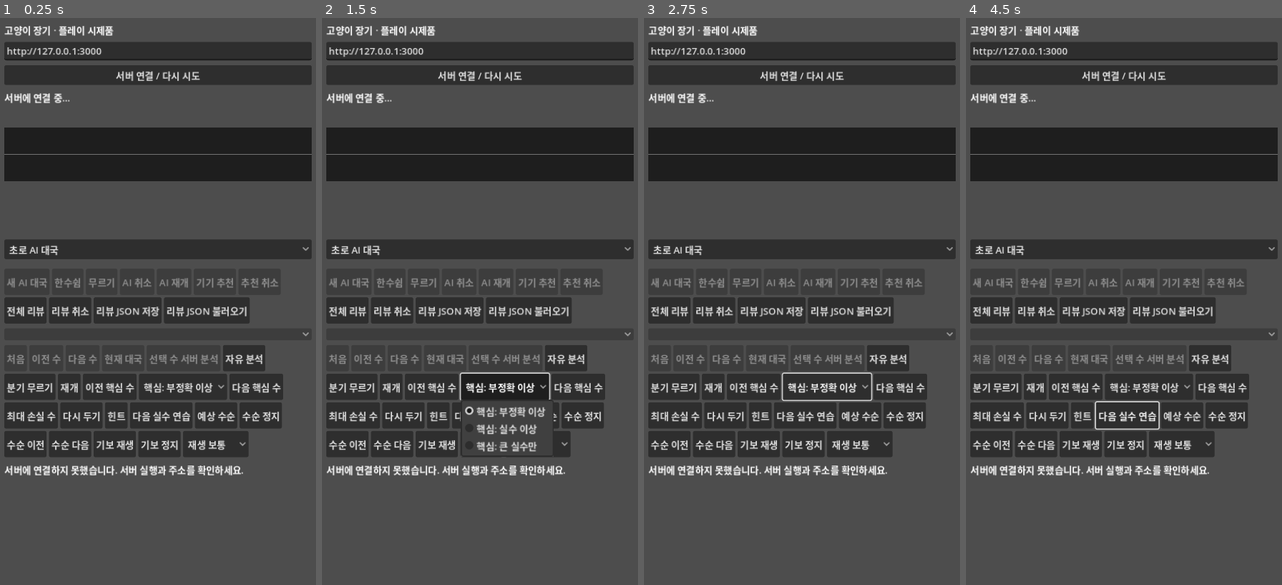
Above: before the commit, frames 1-4 (left to right).
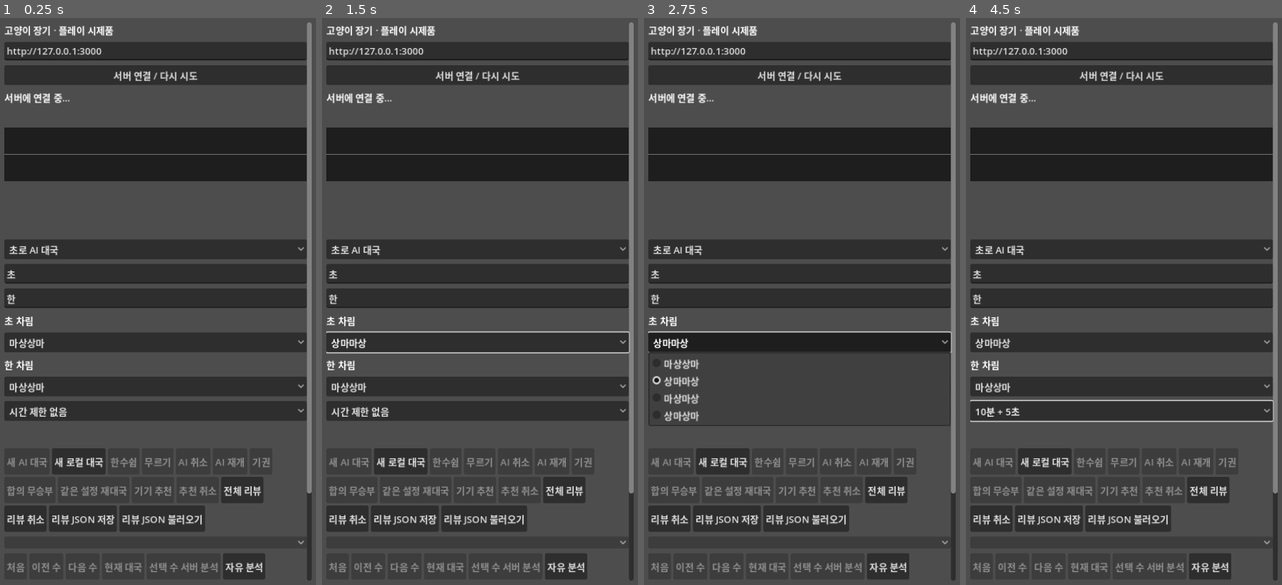
Above: after the commit, the same moments.

Repository: YU-Kangg/janggiAI
Game: Godot game, scene res://main.tscn
The game is run twice, just before and just after one commit, with the same random seed, the same clock (stepped at 60 frames per second) and the same inputs.
Inputs (mouse positions are in pixels of both pictures, inside the frame that each line leads up to):
- Up to frame 1 (0.25 s): no input
- Up to frame 2 (1.5 s): click (476, 341) at 0.5 s, where only the run after the commit has a clickable "마상상마"; click (476, 386) at 1.25 s, where only the run after the commit has a clickable "마상상마"
- Up to frame 3 (2.75 s): click (798, 341) at 2 s, where only the run after the commit has a clickable "상마마상"
- Up to frame 4 (4.5 s): click "리뷰 JSON 저장" at 2.75 s; click (1120, 409) at 3.5 s, where only the run after the commit has a clickable "시간 제한 없음"; click (1045, 460) at 4.25 s, where only the run after the commit has a clickable "새 로컬 대국"

The runs differ from the first frame. In frame 1, 20% of the frame differs, in the area x 1-99%, y 0-100%; in frame 2, 20%; in frame 3, 20%; in frame 4, 21%.

Commit message:
feat(game): 로컬 2인 대전 기능 완성

Diff:
--- a/godot/main.gd
+++ b/godot/main.gd
@@ -16,6 +16,18 @@
 var key_move_status := Label.new()
 var grid := GridContainer.new()
 var side := OptionButton.new()
+var cho_setup := OptionButton.new()
+var han_setup := OptionButton.new()
+var time_control := OptionButton.new()
+var cho_name := LineEdit.new()
+var han_name := LineEdit.new()
+var clock_panel := Label.new()
+var pending_new_mode := "ai"
+var resign_button := Button.new()
+var draw_button := Button.new()
+var rematch_button := Button.new()
+var resign_dialog := ConfirmationDialog.new()
+var draw_dialog := ConfirmationDialog.new()
 var action_buttons: Array[Button] = []
 var squares: Dictionary = {}
 var timer := Timer.new()
@@ -121,16 +133,63 @@
 	side.add_item("초로 AI 대국")
 	side.add_item("한으로 AI 대국")
 	column.add_child(side)
+	cho_name.placeholder_text = "초 대국자 이름"
+	cho_name.text = "초"
+	han_name.placeholder_text = "한 대국자 이름"
+	han_name.text = "한"
+	column.add_child(cho_name)
+	column.add_child(han_name)
+	var cho_setup_label := Label.new()
+	cho_setup_label.text = "초 차림"
+	column.add_child(cho_setup_label)
+	for option in [cho_setup, han_setup]:
+		option.add_item("마상상마")
+		option.add_item("상마마상")
+		option.add_item("마상마상")
+		option.add_item("상마상마")
+	cho_setup.select(0)
+	han_setup.select(0)
+	cho_setup.tooltip_text = "초 차림"
+	han_setup.tooltip_text = "한 차림"
+	column.add_child(cho_setup)
+	var han_setup_label := Label.new()
+	han_setup_label.text = "한 차림"
+	column.add_child(han_setup_label)
+	column.add_child(han_setup)
+	time_control.add_item("시간 제한 없음")
+	time_control.add_item("5분")
+	time_control.add_item("10분 + 5초")
+	time_control.add_item("30분")
+	column.add_child(time_control)
+	clock_panel.autowrap_mode = TextServer.AUTOWRAP_WORD_SMART
+	column.add_child(clock_panel)
 	grid.columns = 9
 	grid.size_flags_vertical = Control.SIZE_EXPAND_FILL
 	column.add_child(grid)
 	var actions := HFlowContainer.new()
 	column.add_child(actions)
-	add_action(actions, "새 AI 대국", func(): new_game_dialog.popup_centered())
+	add_action(actions, "새 AI 대국", func(): open_new_game_dialog("ai"))
+	var local_game_button := Button.new()
+	local_game_button.text = "새 로컬 대국"
+	local_game_button.custom_minimum_size.y = 44
+	local_game_button.pressed.connect(func(): open_new_game_dialog("local"))
+	actions.add_child(local_game_button)
 	add_action(actions, "한수쉼", pass_turn)
 	add_action(actions, "무르기", func(): act("undo"))
 	add_action(actions, "AI 취소", func(): act("cancel-ai"))
 	add_action(actions, "AI 재개", func(): act("resume-ai"))
+	resign_button.text = "기권"
+	resign_button.custom_minimum_size.y = 44
+	resign_button.pressed.connect(func(): resign_dialog.popup_centered())
+	actions.add_child(resign_button)
+	draw_button.text = "합의 무승부"
+	draw_button.custom_minimum_size.y = 44
+	draw_button.pressed.connect(func(): draw_dialog.popup_centered())
+	actions.add_child(draw_button)
+	rematch_button.text = "같은 설정 재대국"
+	rematch_button.custom_minimum_size.y = 44
+	rematch_button.pressed.connect(func(): open_new_game_dialog(str(state.get("mode", "local"))))
+	actions.add_child(rematch_button)
 	device_recommend.text = "기기 추천"
 	device_recommend.custom_minimum_size.y = 44
 	device_recommend.pressed.connect(start_device_recommendation)
@@ -246,9 +305,14 @@
 	navigation.add_child(playback_speed)
 	message.autowrap_mode = TextServer.AUTOWRAP_WORD_SMART
 	column.add_child(message)
-	new_game_dialog.dialog_text = "공유 중인 현재 대국을 지우고 새 AI 대국을 시작할까요?"
-	new_game_dialog.confirmed.connect(func(): act("reset", {"mode": "ai", "humanSide": "cho" if side.selected == 0 else "han"}))
+	new_game_dialog.confirmed.connect(confirm_new_game)
 	add_child(new_game_dialog)
+	resign_dialog.dialog_text = "현재 차례 진영이 기권할까요?"
+	resign_dialog.confirmed.connect(func(): act("resign", {"side": state.get("turn", "cho")}))
+	add_child(resign_dialog)
+	draw_dialog.dialog_text = "양쪽이 합의한 무승부로 대국을 종료할까요?"
+	draw_dialog.confirmed.connect(func(): act("draw"))
+	add_child(draw_dialog)
 	api.timeout = 8.0
 	api.request_completed.connect(on_response)
 	add_child(api)
@@ -258,6 +322,54 @@
 	timer.start()
 	render_board()
 	request_state()
+
+func arrangement_value(index: int) -> String:
+	return ["nbbn", "bnbn", "nbnb", "bnnb"][clampi(index, 0, 3)]
+
+func arrangement_index(value: String) -> int:
+	return maxi(["nbbn", "bnbn", "nbnb", "bnnb"].find(value), 0)
+
+func sync_new_game_controls() -> void:
+	if state.is_empty():
+		return
+	cho_setup.select(arrangement_index(str(state.get("setup", {}).get("cho", "nbbn"))))
+	han_setup.select(arrangement_index(str(state.get("setup", {}).get("han", "nbbn"))))
+	cho_name.text = str(state.get("players", {}).get("cho", "초"))
+	han_name.text = str(state.get("players", {}).get("han", "한"))
+	var clock: Dictionary = state.get("clock", {})
+	if not clock.get("enabled", false):
+		time_control.select(0)
+	elif int(clock.get("initialMs", 0)) == 300000:
+		time_control.select(1)
+	elif int(clock.get("initialMs", 0)) == 600000 and int(clock.get("incrementMs", 0)) == 5000:
+		time_control.select(2)
+	else:
+		time_control.select(3)
+
+func selected_time_control() -> Variant:
+	match time_control.selected:
+		1:
+			return {"initialSeconds": 300, "incrementSeconds": 0}
+		2:
+			return {"initialSeconds": 600, "incrementSeconds": 5}
+		3:
+			return {"initialSeconds": 1800, "incrementSeconds": 0}
+		_:
+			return null
+
+func open_new_game_dialog(mode: String) -> void:
+	pending_new_mode = mode
+	new_game_dialog.dialog_text = "현재 대국을 지우고 새 %s 대국을 시작할까요?" % ("로컬" if mode == "local" else "AI")
+	new_game_dialog.popup_centered()
+
+func confirm_new_game() -> void:
+	act("reset", {
+		"mode": pending_new_mode,
+		"humanSide": "cho" if side.selected == 0 else "han",
+		"setup": {"cho": arrangement_value(cho_setup.selected), "han": arrangement_value(han_setup.selected)},
+		"players": {"cho": cho_name.text.strip_edges(), "han": han_name.text.strip_edges()},
+		"timeControl": selected_time_control() if pending_new_mode == "local" else null,
+	})
 
 func _exit_tree() -> void:
 	device_engine.shutdown()
@@ -380,6 +492,7 @@
 	var changed: bool = state.is_empty() or payload.revision != state.revision or payload.fen != state.fen
 	state = payload
 	if changed:
+		sync_new_game_controls()
 		cancel_device_recommendation(false)
 		review = {}
 		clear_review_analysis()
@@ -426,6 +539,10 @@
 			"initialFen": state.initialFen,
 			"setup": state.setup,
 			"moves": state.moves,
+			"mode": state.get("mode", "practice"),
+			"players": state.get("players", {"cho": "초", "han": "한"}),
+			"outcome": state.get("outcome", {}),
+			"clock": state.get("clock", {}),
 		},
 		"review": full_review,
 	}
@@ -1038,17 +1155,28 @@
 	var position: Dictionary = variation if not variation.is_empty() else (analysis_preview if not analysis_preview.is_empty() else (state if review.is_empty() else review))
 	render_position(position)
 
+func local_match_active() -> bool:
+	return not state.is_empty() and state.get("mode", "") == "local" and not state.get("outcome", {}).get("over", false)
+
+func format_clock(milliseconds: int) -> String:
+	var total_seconds := maxi(milliseconds, 0) / 1000
+	return "%02d:%02d" % [int(total_seconds / 60), int(total_seconds) % 60]
+
 func render_position(state: Dictionary) -> void:
-	history.disabled = pending or self.state.is_empty()
+	history.disabled = local_match_active() or pending or self.state.is_empty()
 	for button in review_buttons:
 		button.disabled = pending or self.state.is_empty()
 	review_analysis_button.disabled = pending or review.is_empty() or view_ply() < 1
 	if state.is_empty():
 		score_panel.text = ""
+		clock_panel.text = ""
 		for button in action_buttons:
 			button.disabled = true
 		device_recommend.disabled = true
 		device_cancel.disabled = true
+		resign_button.disabled = true
+		draw_button.disabled = true
+		rematch_button.disabled = true
 		return
 	for child in grid.get_children():
 		grid.remove_child(child)
@@ -1104,13 +1232,23 @@
 			button.pressed.connect(choose.bind(square, piece))
 			grid.add_child(button)
 			squares[square] = button
-	status.text = "%s 차례 · %d수 · AI %s" % ["초" if state.turn == "cho" else "한", state.moves.size(), state.ai.status]
+	var players: Dictionary = state.get("players", {"cho": "초", "han": "한"})
+	status.text = "%s(%s) 차례 · %d수" % [str(players.get(state.turn, state.turn)), "초" if state.turn == "cho" else "한", state.moves.size()]
+	status.text += " · 로컬 대국" if state.get("mode", "") == "local" else " · AI %s" % str(state.ai.status)
 	if state.inCheck:
 		status.text += " · 장군"
 	if state.outcome.over:
-		status.text = "대국 종료: %s · %s" % [state.outcome.result, state.outcome.reason]
+		var result_text := "무승부" if state.outcome.get("winner") == null else "%s(%s) 승리" % [str(players.get(state.outcome.winner, state.outcome.winner)), "초" if state.outcome.winner == "cho" else "한"]
+		status.text = "대국 종료 · %s · %s" % [result_text, state.outcome.reason]
 	if state.ai.status == "error":
 		status.text += " · " + str(state.ai.error)
+	var clock: Dictionary = state.get("clock", {})
+	clock_panel.text = ""
+	if clock.get("enabled", false):
+		clock_panel.text = "대국 시계 · 초 %s / 한 %s%s" % [
+			format_clock(int(clock.get("choMs", 0))), format_clock(int(clock.get("hanMs", 0))),
+			" · 매 수 +%d초" % (int(clock.get("incrementMs", 0)) / 1000) if int(clock.get("incrementMs", 0)) > 0 else "",
+		]
 	var points: Dictionary = state.get("points", {})
 	var cho_points := float(points.get("cho", 0.0))
 	var han_points := float(points.get("han", 0.0))
@@ -1128,9 +1266,9 @@
 	action_buttons[2].disabled = action_buttons[2].disabled or not state.canUndo
 	action_buttons[3].disabled = action_buttons[3].disabled or state.ai.status != "thinking"
 	action_buttons[4].disabled = action_buttons[4].disabled or not state.ai.status in ["paused", "error"]
-	device_recommend.disabled = not variation.is_empty() or not device_engine.available() or device_engine.busy() or state.outcome.over or state.legalMoves.is_empty()
+	device_recommend.disabled = local_match_active() or not variation.is_empty() or not device_engine.available() or device_engine.busy() or state.outcome.over or state.legalMoves.is_empty()
 	device_cancel.disabled = not variation.is_empty() or not device_engine.busy()
-	full_review_start.disabled = pending or self.state.moves.is_empty() or full_review.get("status", "") == "running"
+	full_review_start.disabled = local_match_active() or pending or self.state.moves.is_empty() or full_review.get("status", "") == "running"
 	full_review_cancel.disabled = pending or full_review.get("status", "") != "running"
 	review_export_button.disabled = pending or full_review.get("status", "") != "complete"
 	review_import_button.disabled = pending or state.is_empty() or not FileAccess.file_exists(review_export_path)
@@ -1183,3 +1321,11 @@
 	prediction_next_button.disabled = pending or review.is_empty() or not variation.is_empty() or prediction_size < 2 or prediction_index >= prediction_size - 1
 	game_review_play_button.disabled = pending or state.moves.is_empty() or not variation.is_empty() or game_review_playing
 	game_review_stop_button.disabled = not game_review_playing
+	if local_match_active():
+		for button in review_buttons:
+			button.disabled = true
+		review_analysis_button.disabled = true
+		variation_start.disabled = true
+	resign_button.disabled = pending or not local_match_active()
+	draw_button.disabled = pending or not local_match_active()
+	rematch_button.disabled = pending or state.get("mode", "") != "local" or not state.outcome.over
--- a/godot/smoke.gd
+++ b/godot/smoke.gd
@@ -225,6 +225,31 @@
 		await wait_idle()
 	check(app.state.moves.size() == 1 and app.state.turn == "han", "AI opening for human Han")
 	check(app.grid.get_child(0).tooltip_text == "i1", "Han board orientation")
+	app.cho_setup.select(3)
+	app.han_setup.select(2)
+	app.cho_name.text = "춘향"
+	app.han_name.text = "몽룡"
+	app.time_control.select(2)
+	app.pending_new_mode = "local"
+	app.confirm_new_game()
+	await wait_idle()
+	check(app.state.mode == "local" and app.state.setup.cho == "bnnb" and app.state.setup.han == "nbnb" and app.state.players.cho == "춘향", "local match setup")
+	check(app.state.clock.enabled and app.state.clock.initialMs == 600000 and app.state.clock.incrementMs == 5000, "local match clock setup")
+	check(app.local_match_active() and app.history.disabled and app.device_recommend.disabled and app.full_review_start.disabled, "local match analysis lock")
+	app.squares["a4"].pressed.emit()
+	app.squares["b4"].pressed.emit()
+	await wait_idle()
+	check(app.state.moves == ["a4b4"] and app.state.turn == "han", "local alternating move")
+	app.act("resign", {"side": "han"})
+	await wait_idle()
+	check(app.state.outcome.over and app.state.outcome.winner == "cho" and app.state.outcome.reason == "기권", "local resignation")
+	check(not app.rematch_button.disabled and app.status.text.contains("춘향(초) 승리"), "local rematch and winner status")
+	app.pending_new_mode = "local"
+	app.confirm_new_game()
+	await wait_idle()
+	app.act("draw")
+	await wait_idle()
+	check(app.state.outcome.over and app.state.outcome.winner == null and app.state.outcome.reason == "합의 무승부", "local agreed draw")
 	app.endpoint.text = "http://127.0.0.1:1"
 	app.request_state()
 	await wait_idle()
Not shown, changed: DEVICE_TEST_CHECKLIST.md
Not shown, added: LOCAL_MATCH.md
Not shown, changed: PROGRESS.md
Not shown, changed: server/game.js
Not shown, changed: server/index.js
Not shown, added: test/local-match.test.js
